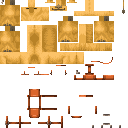
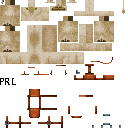
Layers edited between the first and the second 128 x 128 image:
added layer "PRL Signature" above "resources" over bbox(0, 78, 16, 85)
renamed "textures" to "texture version comparison", hid the group it (3 layers), moved it into group "comparison 5.11.23" over bbox(0, 0, 125, 128)
added layer "Blu-RAE 1.20 Camel" above "base layer" over bbox(0, 0, 125, 128)
